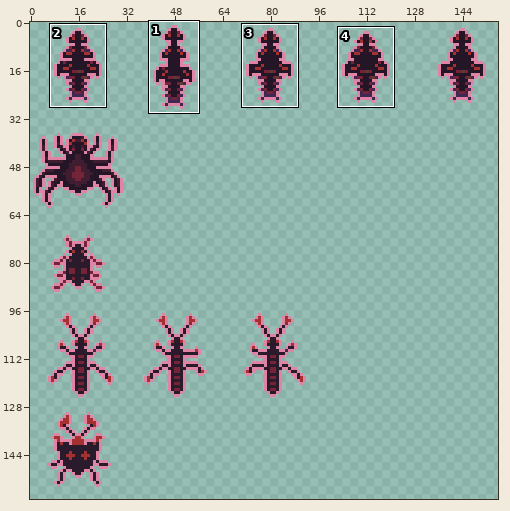
Two versions of one pixel-art file, src/assets/creeps.aseprite. Above: a wide view before the commit, with the close-up outlined.
Close-up. First the earlier version:
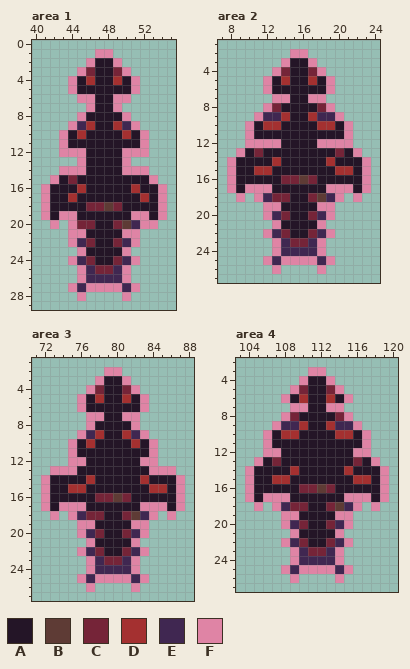
512x512 pixels, 1 frame. Colours within 5 levels of each other are drawn and written as one. Shown: area 1: x 40..55, y 0..29; area 2: x 7..24, y 1..27; area 3: x 71..88, y 1..27; area 4: x 103..120, y 2..27. The wide view leaves out empty margins. The commit also changed other parts of the picture, which this record leaves out.
Palette (. is transparent): A #241527  B #5e3b35  C #752438  D #a43030  E #402751  F #df84a5
Pixels before, area 1, first column x 41:
 1 ......FF......
 2 .....FAAF.....
 3 ....FCAACF....
 4 ...FADAADAF...
 5 ...FAAAAAAF...
 6 ....FFAAFF....
 7 .....FAAF.....
 8 ....FAAAAF....
 9 ...FEDAADEF...
10 ..FADAAAADAF..
11 ..FAAAAAAAAF..
12 ..FFFAAAAFFF..
13 ....FAAAAF....
14 ..FFFAAAAFFF..
15 .FACAAAAAAAAF.
16 FAAADAAAAADAAF
17 FAADAAAAAAADAF
18 FAAAACCBCAAAAF
19 FAFFAAAAAAFFAF
20 .F.FCCAACBEFF.
21 ...FFAAAAFF...
22 ...FECAACEF...
23 ....FAAAAF....
24 ...FECAACEF...
25 ....FECCEF....
26 ....FEEEEF....
27 ...FEFFFFEF...
28 ....F....F....
Pixels before, area 2, first column x 8:
 2 .......FF.......
 3 ......FAAF......
 4 .....FCAACF.....
 5 ....FADAADAF....
 6 ....FAAAAAAF....
 7 .....FFAAFF.....
 8 ....FCAAAACF....
 9 ...FEEDAADEEF...
10 ..FADDAAAADDAF..
11 ..FAAAAAAAAAAF..
12 ..FFFFAAAAFFFF..
13 .FACAAAAAAAACAF.
14 FAAAADAAAAADAAAF
15 FAADDAAAAAAADDAF
16 FAAAAACCBCAAAAAF
17 FAFFFAAAAAAFFFAF
18 .F.FECCAACBEF.F.
19 ....FFAAAAFF....
20 ....FECAACEF....
21 .....FAAAAF.....
22 ....FECAACEF....
23 .....FECCEF.....
24 .....FEEEEF.....
25 ....FEFFFFEF....
26 .....F....F.....
Pixels before, area 3, first column x 72:
 2 .......FF.......
 3 ......FAAF......
 4 .....FCAACF.....
 5 ....FADAADAF....
 6 ....FAAAAAAF....
 7 .....FFAAFF.....
 8 .....FAAAAF.....
 9 ....FEDAADEF....
10 ...FADAAAADAF...
11 ...FAAAAAAAAF...
12 ...FFAAAAAAFF...
13 .FFFAAAAAAAAFFF.
14 FAAAADAAAAADAAAF
15 FAADDAAAAAAADDAF
16 FAAAAACCBCAAAAAF
17 FAFFFAAAAAAFFFAF
18 .F.FECCAACBEF.F.
19 ....FFAAAAFF....
20 ....FECAACEF....
21 .....FAAAAF.....
22 ....FECAACEF....
23 .....FECCEF.....
24 .....FEEEEF.....
25 ....FEFFFFEF....
26 .....F....F.....
Pixels before, area 4, first column x 104:
 3 .......FF.......
 4 ......FAAF......
 5 .....FCAACF.....
 6 ....FADAADAF....
 7 .....FFAAFF.....
 8 ....FCAAAACF....
 9 ...FEEDAADEEF...
10 ..FADDAAAADDAF..
11 ..FAAAAAAAAAAF..
12 ..FFAAAAAAAAFF..
13 .FACAAAAAAAACAF.
14 FAAAADAAAAADAAAF
15 FAADDAAAAAAADDAF
16 FAAAAACCBCAAAAAF
17 FAFFFAAAAAAFFFAF
18 .F.FECCAACBEF.F.
19 ....FFAAAAFF....
20 ....FECAACEF....
21 .....FAAAAF.....
22 ....FECAACEF....
23 .....FECCEF.....
24 .....FEEEEF.....
25 ....FEFFFFEF....
26 .....F....F.....
Now the later version:
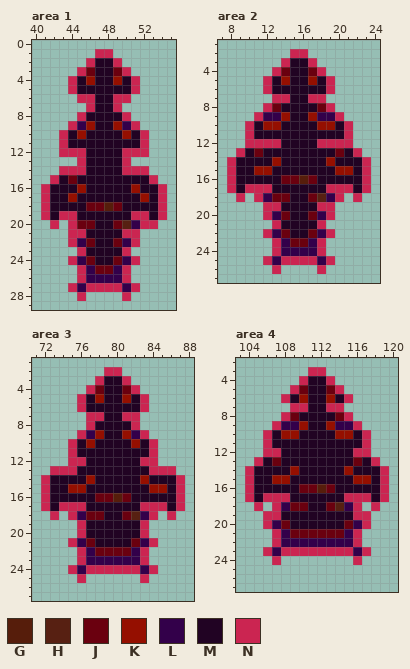
Colours new in this view: G #561d0b  H #572012  J #6a000f  K #950f00  L #33004a  M #210323  N #cb2551
Changes in this commit:
Changed rows in their new state; - is an unchanged pixel.
Area 1:
first column x 41:
 1 ------NN------
 2 -----NMMN-----
 3 ----NJMMJN----
 4 ---NMKMMKMN---
 5 ---NMMMMMMN---
 6 ----NNMMNN----
 7 -----NMMN-----
 8 ----NMMMMN----
 9 ---NLKMMKLN---
10 --NMKMMMMKMN--
11 --NMMMMMMMMN--
12 --NNNMMMMNNN--
13 ----NMMMMN----
14 --NNNMMMMNNN--
15 -NMJMMMMMMMMN-
16 NMMMKMMMMMKMMN
17 NMMKMMMMMMMKMN
18 NMMMMJJGJMMMMN
19 NMNNMMMMMMNNMN
20 -N-NJJMMJHLNN-
21 ---NNMMMMNN---
22 ---NLJMMJLN---
23 ----NMMMMN----
24 ---NLJMMJLN---
25 ----NLJJLN----
26 ----NLLLLN----
27 ---NLNNNNLN---
28 ----N----N----
Area 2:
first column x 8:
 2 -------NN-------
 3 ------NMMN------
 4 -----NJMMJN-----
 5 ----NMKMMKMN----
 6 ----NMMMMMMN----
 7 -----NNMMNN-----
 8 ----NJMMMMJN----
 9 ---NLLKMMKLLN---
10 --NMKKMMMMKKMN--
11 --NMMMMMMMMMMN--
12 --NNNNMMMMNNNN--
13 -NMJMMMMMMMMJMN-
14 NMMMMKMMMMMKMMMN
15 NMMKKMMMMMMMKKMN
16 NMMMMMJJGJMMMMMN
17 NMNNNMMMMMMNNNMN
18 -N-NLJJMMJHLN-N-
19 ----NNMMMMNN----
20 ----NLJMMJLN----
21 -----NMMMMN-----
22 ----NLJMMJLN----
23 -----NLJJLN-----
24 -----NLLLLN-----
25 ----NLNNNNLN----
26 -----N----N-----
Area 3:
first column x 72:
 2 -------NN-------
 3 ------NMMN------
 4 -----NJMMJN-----
 5 ----NMKMMKMN----
 6 ----NMMMMMMN----
 7 -----NNMMNN-----
 8 -----NMMMMN-----
 9 ----NLKMMKLN----
10 ---NMKMMMMKMN---
11 ---NMMMMMMMMN---
12 ---NNMMMMMMNN---
13 -NNNMMMMMMMMNNN-
14 NMMMMKMMMMMKMMMN
15 NMMKKMMMMMMMKKMN
16 NMMMMMJJGJMMMMMN
17 NMNNNMMMMMMNNNMN
18 -N-NLJJMMJHLN-N-
19 ----NMMMMMMN----
20 ----NMMMMMMN----
21 ---NLJMMMMJLN---
22 ----NLJJJJLN----
23 ----NLLLLLLN----
24 ---NLNNNNNNLN---
25 ----N......N----
26 -----.----.-----
Area 4:
first column x 104:
 3 -------NN-------
 4 ------NMMN------
 5 -----NJMMJN-----
 6 ----NMKMMKMN----
 7 -----NNMMNN-----
 8 ----NJMMMMJN----
 9 ---NLLKMMKLLN---
10 --NMKKMMMMKKMN--
11 --NMMMMMMMMMMN--
12 --NNMMMMMMMMNN--
13 -NMJMMMMMMMMJMN-
14 NMMMMKMMMMMKMMMN
15 NMMKKMMMMMMMKKMN
16 NMMMMMJJGJMMMMMN
17 NMNNNMMMMMMNNNMN
18 -N-NLJJMMJHLN-N-
19 --NNMMMMMMMMNN--
20 --NLJMMMMMMJLN--
21 ---NLJJJJJJLN---
22 ---NLLLLLLLLN---
23 --NLNNNNNNNNLN--
24 ---N-......-N---
25 ----........----
26 -----.----.-----
